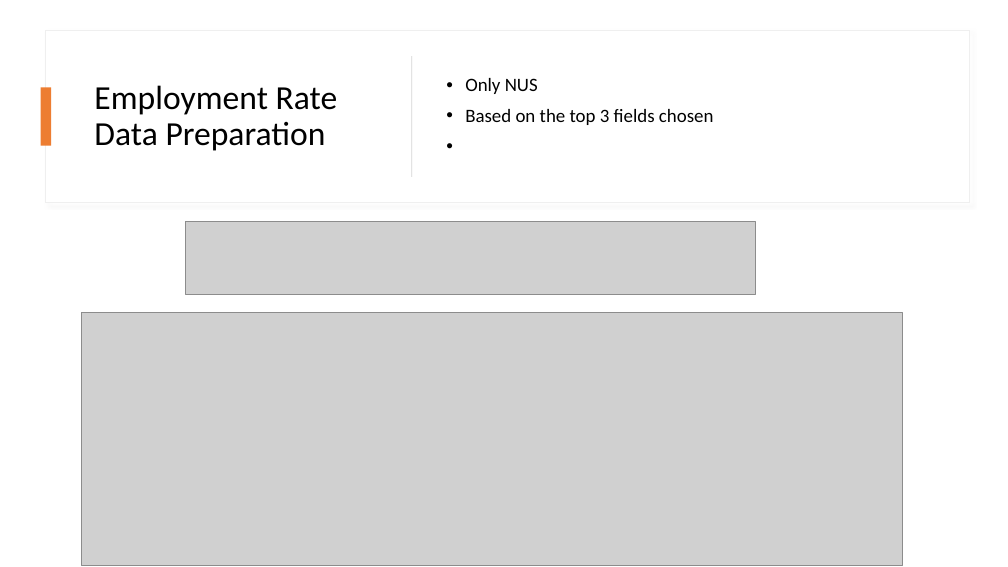
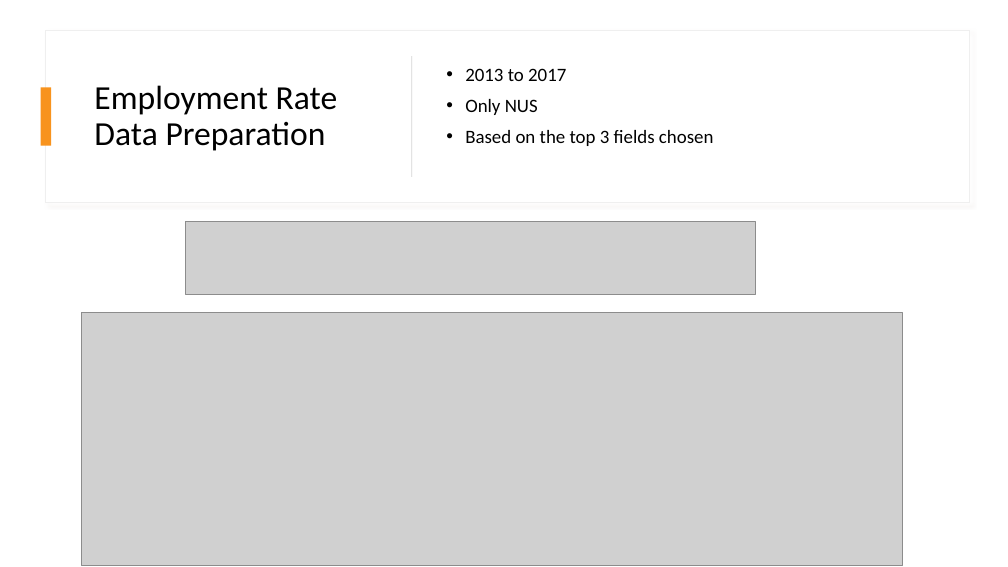
Before and after one commit to jurgen-tan-git/PDS-Assignments, a slide deck: slide 15 of Assignment 2/JurgenTan_CA2.pptx. Drawn at 1008x567 pixels with LibreOffice and Linux fonts; fonts in the diff are those of the drawing; grey boxes stand for pictures. Boxes give left, top, right and bottom in pixels: in the first picture for what was removed or moved away, otherwise in the second. Text is boxed around its words. In the diff, an @@ line names an element or a change of style, - is before the commit and + after.

```diff
--- a/Assignment 2/JurgenTan_CA2.pptx
+++ b/Assignment 2/JurgenTan_CA2.pptx
@@ rectangle at <box>46,30,969,203</box>: shadow changed @@
@@ rectangle at <box>41,88,51,146</box>: fill #ED7D31 to #F8931D @@
@@ text at <box>465,68,566,81</box>: paragraph added @@
+• 2013 to 2017
```
Also in this commit, not shown: 13 other slides changed, 1 slide added, 1 slide removed, 32 other files.
